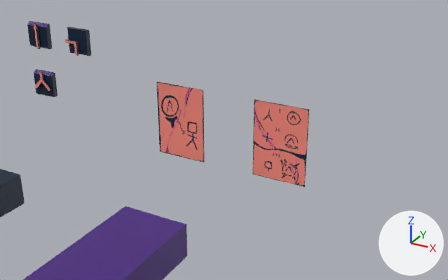
The Blender file blender/assets.blend as it was, and as the next commit left it.
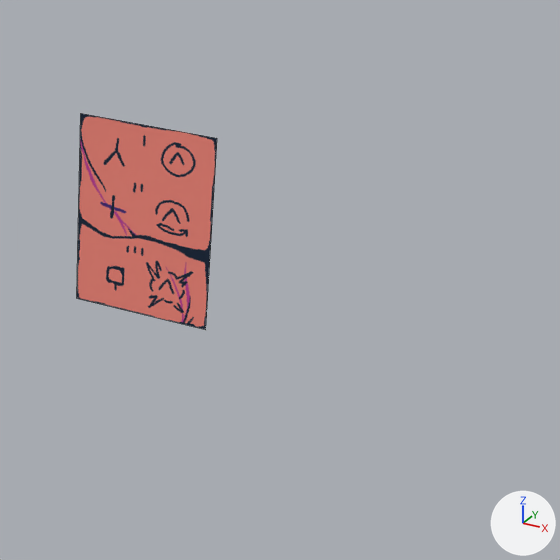
Old and new are each drawn from a 50 mm camera at (17.69, -7.93, 8.64) aimed at (9.09, 7.71, 0.82) and again close up on the part from 49% to 100% of the width and 19% to 100% of the height. Every picture has the same lights, and +X, +Y and +Z are marked at lower right. The close-ups show mesh edges as thin lines.

The scene before the commit, as lines of its bpy script (objects in view):
```python
me_plane_001 = bpy.data.meshes.new('Plane.001')
me_plane_001.from_pydata(...)  # 4 vertices, 1 face; spans x -1.0..1.0, y 0.0, z -1.42..1.42
me_plane_001.materials.append(mat_material_001)  # picture img_colors_png
ob_poster_2 = bpy.data.objects.new('poster_2', me_plane_001)
ob_poster_2.location = (10.0, 10.0, 0.0)
```
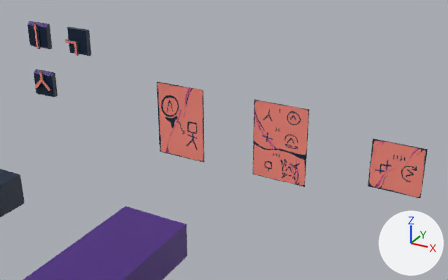
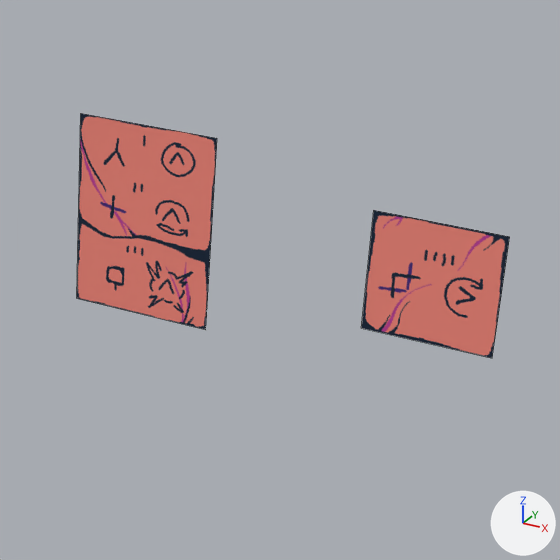
Where the change shows, as pixel boxes (x1, y1, x2, y2) in the close-ups (560 x 560 px):
'poster_3', added (pink)
    after: (361, 210, 510, 358)

The change, as a diff of the scene's bpy script:
```diff
--- a/blender/assets.blend.py
+++ b/blender/assets.blend.py
@@ mat_material_003 @@
+mat_material_003 = principled_material('Material.003')
+mat_material_003.texture = img_colors_png
@@ me_plane_002 @@
+me_plane_002.from_pydata(...)  # 4 vertices, 1 face; spans x -0.84..0.84, y 0.0, z -0.84..0.84
+me_plane_002.materials.append(mat_material_003)  # picture img_colors_png
@@ ob_poster_3 @@
+ob_poster_3 = bpy.data.objects.new('poster_3', me_plane_002)
+ob_poster_3.location = (14.0, 10.0, 0.0)
```
